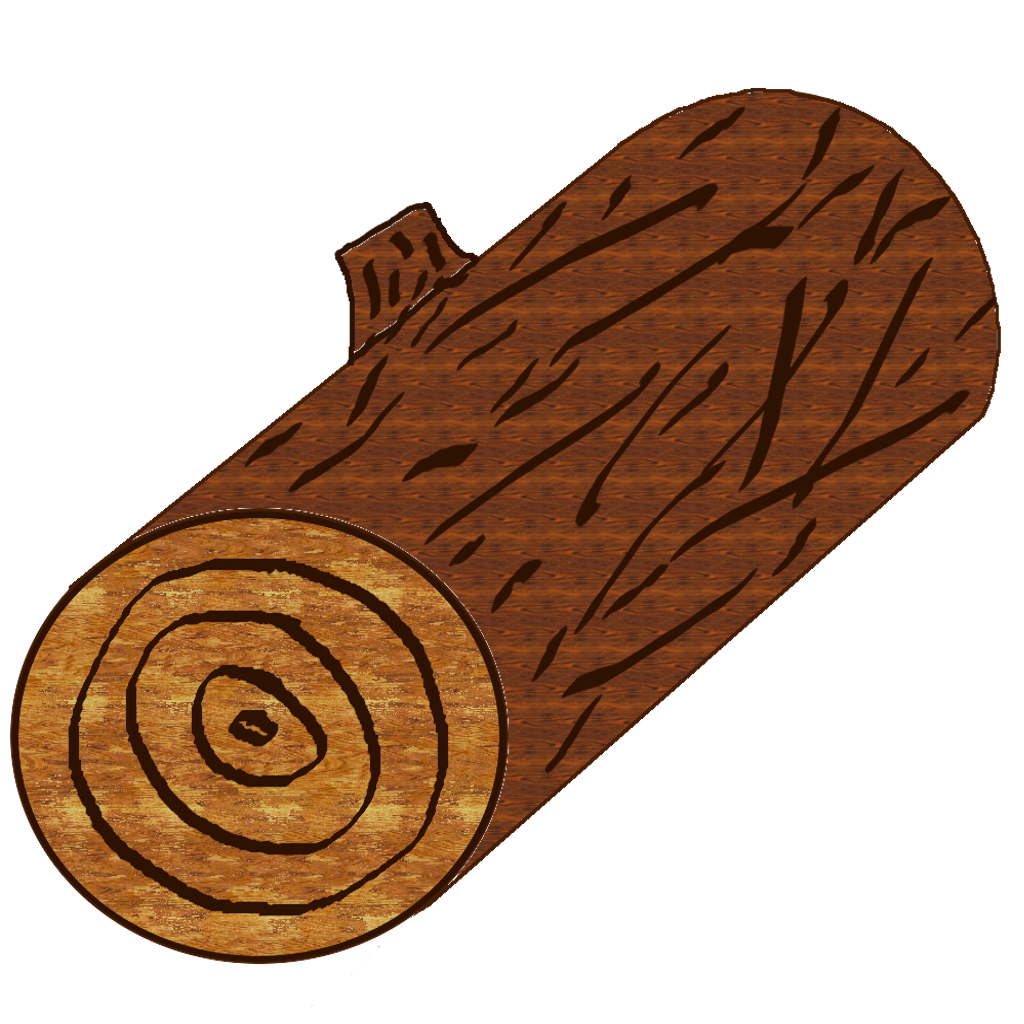
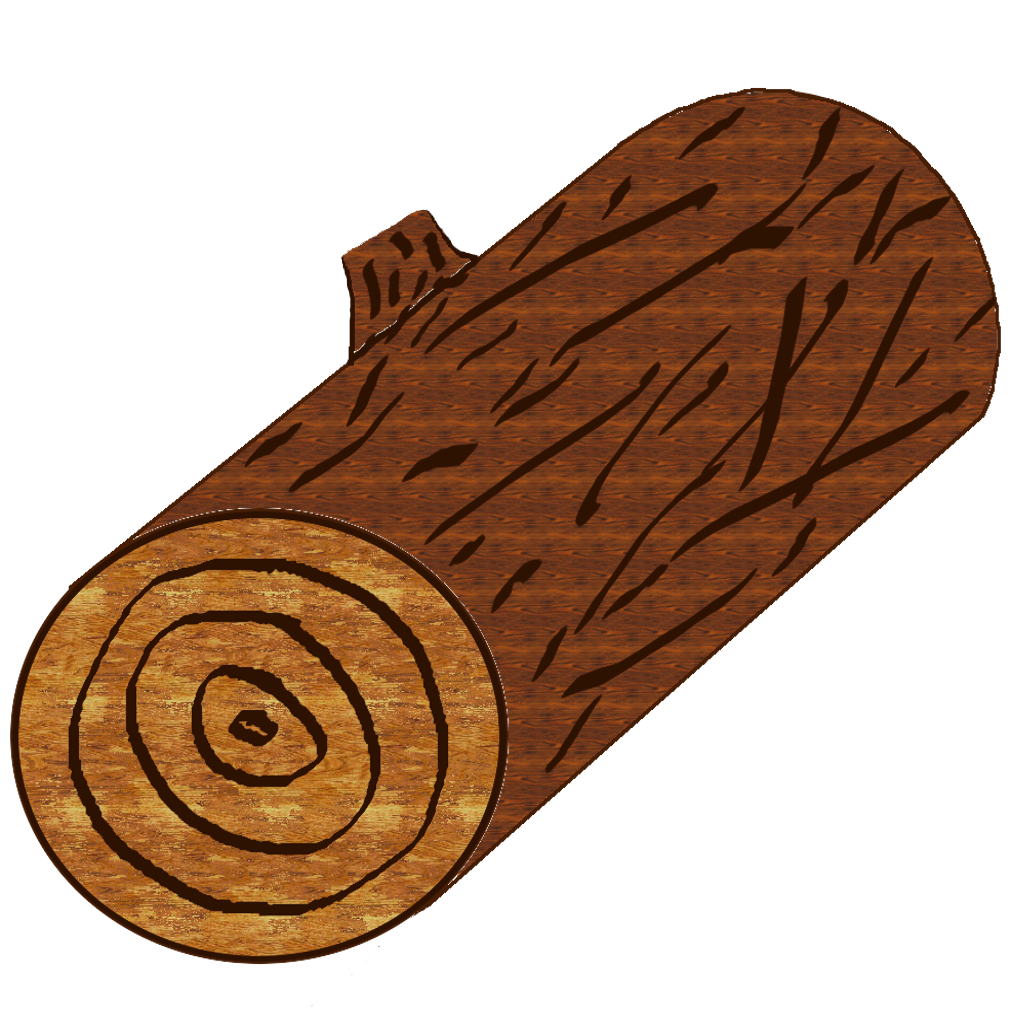
Layered file, before and after one edit (w=1024, h=1024). Changes by layer:
painted on "Dark Lines" over [334, 201, 475, 320]
